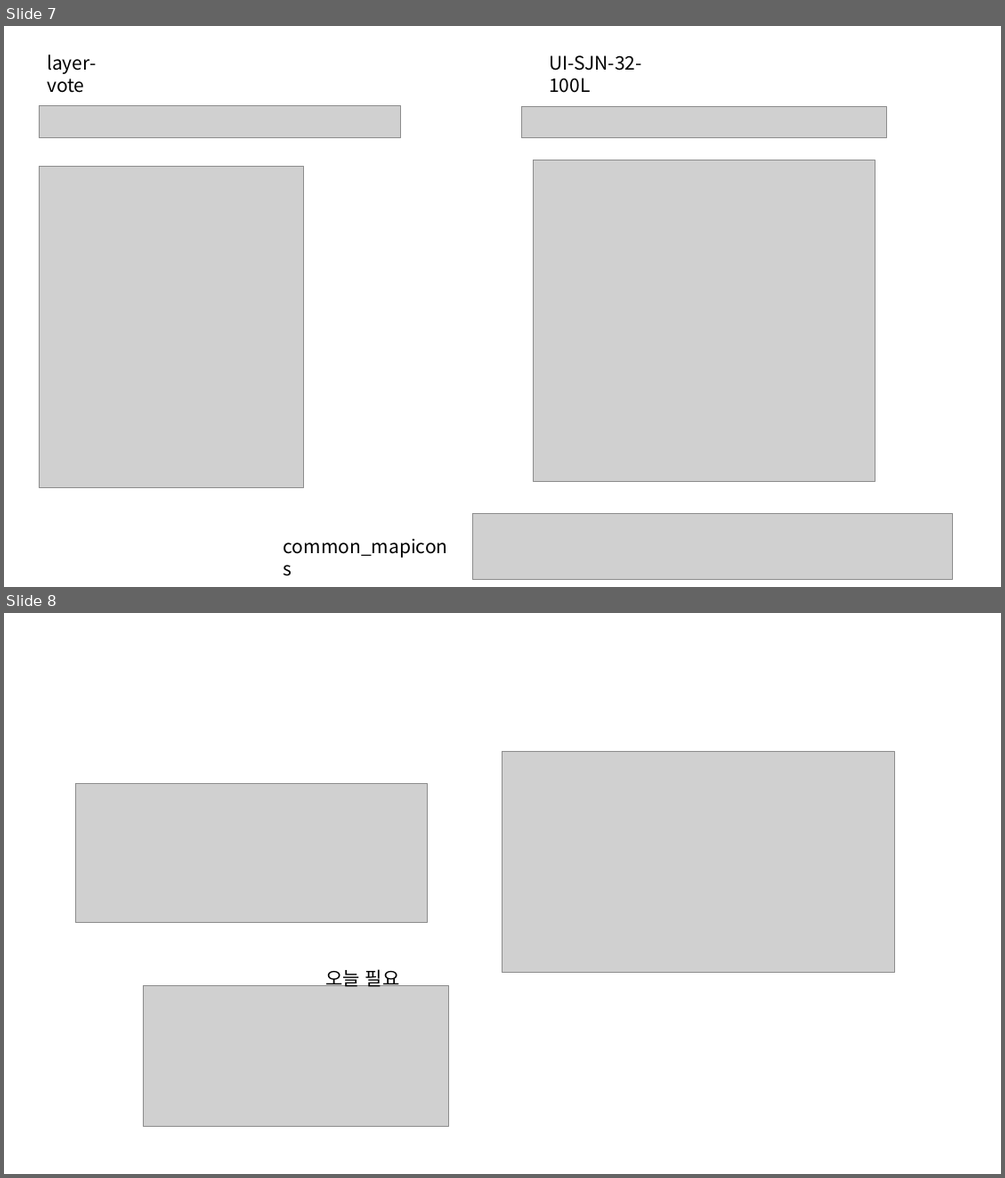
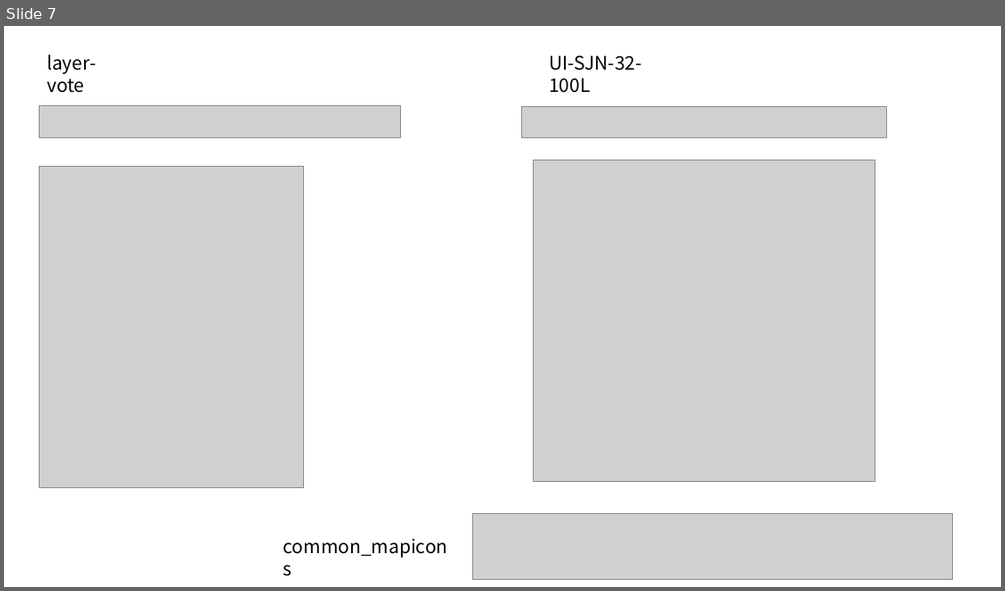
Before and after one commit to jeoungGyy/sejong, a slide deck: ppt/04-03.pptx. Shown one above the other, each under a label of ours: slides 7 and 8 before the commit, slide 7 after it. The pictures are 1005x1178 and 1005x591 pixels, drawn with LibreOffice and Linux fonts; fonts in the diff are those of the drawing; grey boxes stand for pictures. Boxes give left, top, right and bottom in pixels: in the first picture for what was removed or moved away, otherwise in the second. Text is boxed around its words. In the diff, an @@ line names an element or a change of style, - is before the commit and + after.

```diff
--- a/ppt/04-03.pptx
+++ b/ppt/04-03.pptx
@@ slide 8 removed at (4, 613, 1001, 1174), background #FFFFFF @@
@@ picture removed at (502, 751, 895, 972) @@
@@ picture removed at (76, 784, 428, 923) @@
@@ picture removed at (143, 985, 449, 1127) @@
@@ text removed at (325, 967, 400, 987) @@
-오늘 필요
```
Also in this commit, not shown: 2 slides changed, 6 slides added, 8 other slides removed, 13 other files.
